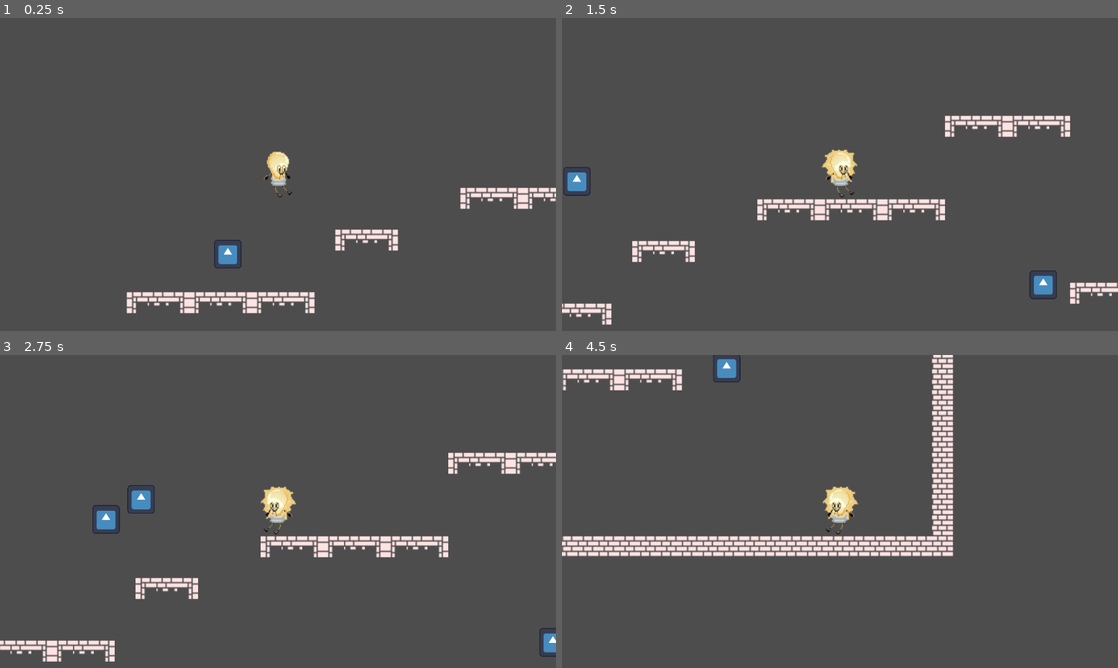
Above: before the commit, frames 1-4 (two rows, left to right).
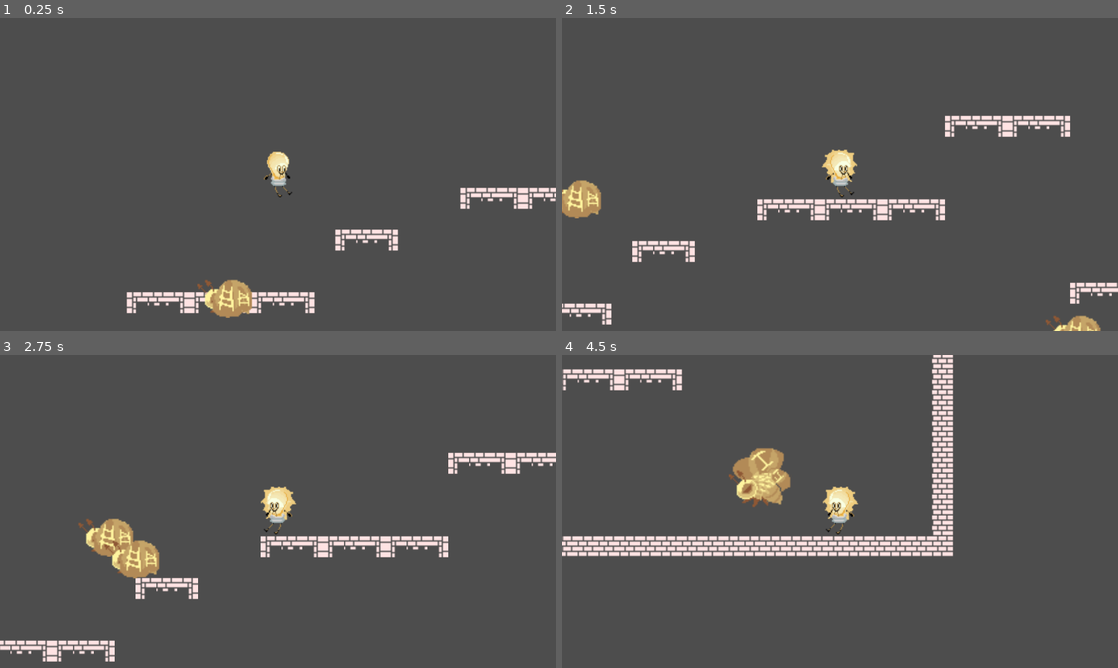
Above: after the commit, the same moments.

Repository: EXLAIZOR/tick-times
Game: Godot game, scene res://Scenes/level1.tscn
Same seed, same stepped clock (60 frames per second), same inputs: the game is played once before the commit and once after it. The engine's default icon, where the game draws it, is replaced by a stand-in: a white triangle on a blue panel in a dark square.
Inputs (mouse positions are in pixels of both pictures, inside the frame that each line leads up to):
- Up to frame 1 (0.25 s): no input
- Up to frame 2 (1.5 s): move the mouse to (962, 158) at 0.52 s; hold D (MoveRight) from 0.53 s (still down); click (962, 158) at 0.6 s; tap W (Jump) at 0.77 s; move the mouse to (728, 190) at 1.27 s; click (728, 190) at 1.35 s
- Up to frame 3 (2.75 s): tap W (Jump) at 1.52 s; move the mouse to (333, 442) at 2.02 s; release D (MoveRight) at 2.03 s; hold A (MoveLeft) from 2.03 s (still down); click (333, 442) at 2.1 s
- Up to frame 4 (4.5 s): move the mouse to (812, 574) at 2.77 s; release A (MoveLeft) at 2.78 s; hold D (MoveRight) 2.78-4.28 s; click (812, 574) at 2.85 s; tap W (Jump) at 3.02, 3.77 s; move the mouse to (1006, 558) at 3.52 s; click (1006, 558) at 3.6 s; move the mouse to (673, 464) at 4.27 s; hold A (MoveLeft) from 4.28 s (still down); click (673, 464) at 4.35 s

The runs differ from the first frame. In frame 1, 1.1% of the frame differs, in the area x 35-46%, y 70-96%; in frame 2, 1.5%; in frame 3, 2.2%, in the area x 14-100%, y 41-97%; in frame 4, 1.7%.

Commit message:
added enemy animations

Diff:
--- a/collisionshapeenemy.tres
+++ b/collisionshapeenemy.tres
@@ -1,4 +1,4 @@
 [gd_resource type="RectangleShape2D" format=3 uid="uid://cjom1gyk8xxo5"]
 
 [resource]
-size = Vector2(20, 20.115)
+size = Vector2(9.4, 8.999999)
--- a/enemy.gd
+++ b/enemy.gd
@@ -5,7 +5,10 @@
 const JUMP_VELOCITY = -400.0
 
 @export var attack : Attack
+@onready var _animated_sprite = $AnimatedSprite2D
 
+func _process(_delta):
+	_animated_sprite.play("default")
 
 func _physics_process(delta: float) -> void:
 	# Add the gravity.
--- a/enemy.tscn
+++ b/enemy.tscn
@@ -2,10 +2,10 @@
 
 [ext_resource type="Script" uid="uid://dtc2wrhibre51" path="res://enemy.gd" id="1_qi2p4"]
 [ext_resource type="Script" uid="uid://br1ka662muyfh" path="res://attack.gd" id="2_epg4t"]
-[ext_resource type="Texture2D" uid="uid://d0mmnthl1rmfn" path="res://icon.svg" id="2_iifgy"]
 [ext_resource type="Shape2D" uid="uid://cjom1gyk8xxo5" path="res://collisionshapeenemy.tres" id="3_epg4t"]
 [ext_resource type="Script" uid="uid://d3lekxp3p1unq" path="res://attack_component.gd" id="5_epg4t"]
 [ext_resource type="Script" uid="uid://cvbo4qktol0gj" path="res://health_component.gd" id="6_3yqyl"]
+[ext_resource type="Texture2D" uid="uid://fmtmqg64mp28" path="res://assets/images/buge.png" id="7_hb8ge"]
 [ext_resource type="Script" uid="uid://bsl6bumvyfk2j" path="res://hitbox_component.gd" id="7_wujgv"]
 
 [sub_resource type="Resource" id="Resource_qi2p4"]
@@ -20,17 +20,33 @@
 [sub_resource type="RectangleShape2D" id="RectangleShape2D_wujgv"]
 size = Vector2(25.06, 24.27)
 
+[sub_resource type="AtlasTexture" id="AtlasTexture_e1ltt"]
+atlas = ExtResource("7_hb8ge")
+region = Rect2(0, 0, 48, 48)
+
+[sub_resource type="AtlasTexture" id="AtlasTexture_dxifv"]
+atlas = ExtResource("7_hb8ge")
+region = Rect2(48, 0, 48, 48)
+
+[sub_resource type="SpriteFrames" id="SpriteFrames_pc336"]
+animations = [{
+"frames": [{
+"duration": 1.0,
+"texture": SubResource("AtlasTexture_e1ltt")
+}, {
+"duration": 1.0,
+"texture": SubResource("AtlasTexture_dxifv")
+}],
+"loop": 1,
+"name": &"default",
+"speed": 5.0
+}]
+
 [node name="Enemy" type="CharacterBody2D" unique_id=28214811]
 script = ExtResource("1_qi2p4")
 attack = SubResource("Resource_qi2p4")
 
-[node name="Icon" type="Sprite2D" parent="." unique_id=472078124]
-position = Vector2(-0.4999981, 0.9999981)
-scale = Vector2(0.1640625, 0.171875)
-texture = ExtResource("2_iifgy")
-
 [node name="CollisionShape2D" type="CollisionShape2D" parent="." unique_id=1015336967]
-position = Vector2(0, 1)
 shape = ExtResource("3_epg4t")
 
 [node name="Area2D" type="Area2D" parent="CollisionShape2D" unique_id=191575457]
@@ -38,7 +54,8 @@
 collision_layer = 4
 
 [node name="CollisionShape2D" type="CollisionShape2D" parent="CollisionShape2D/Area2D" unique_id=597117136]
-position = Vector2(11.4375, 2)
+position = Vector2(10.937501, 2.500001)
+scale = Vector2(5, 5)
 shape = ExtResource("3_epg4t")
 
 [node name="AttackComponents" type="Area2D" parent="CollisionShape2D/Area2D" unique_id=1162790735]
@@ -68,5 +85,8 @@
 metadata/_custom_type_script = "uid://bsl6bumvyfk2j"
 
 [node name="CollisionShape2D" type="CollisionShape2D" parent="HitboxComponent" unique_id=888363149]
-position = Vector2(-11, -25)
+position = Vector2(-11, -26)
 shape = ExtResource("3_epg4t")
+
+[node name="AnimatedSprite2D" type="AnimatedSprite2D" parent="." unique_id=817811609]
+sprite_frames = SubResource("SpriteFrames_pc336")
